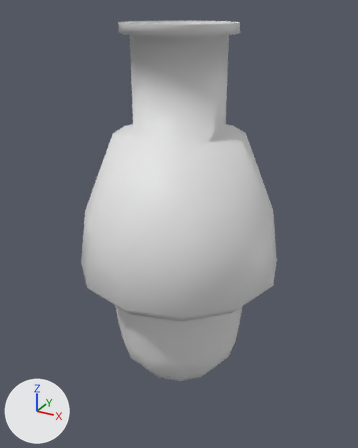
The Blender file Models/Blend/AlarmLight.blend as it was, and as the next commit left it.
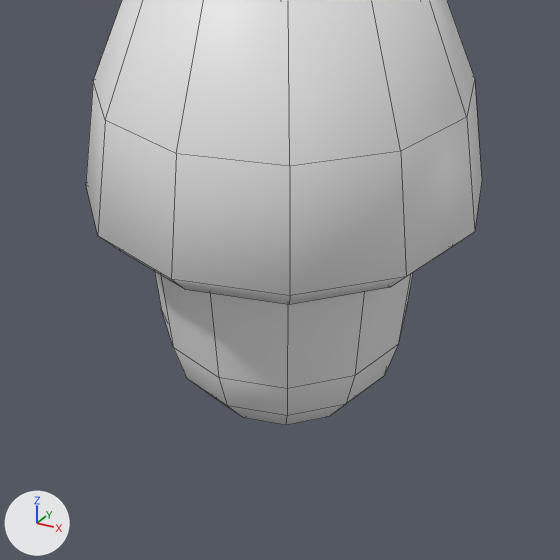
Each version appears first whole from a 50 mm lens placed at (0.0977, -0.178, 0.0056), pointed at (-0.0005, 0.0006, -0.0837), and next in a close-up on the part from 11% to 88% of the width and 38% to 100% of the height. The lights are fixed; the arrows at lower left show +X, +Y and +Z. The close-ups show mesh edges as thin lines. The same objects are shown in both versions, whatever each file hides.

Objects in the first close-up: 'Lamp1_low'.
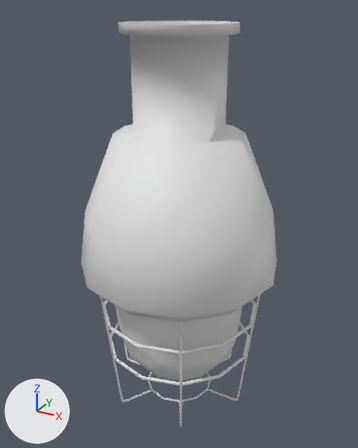
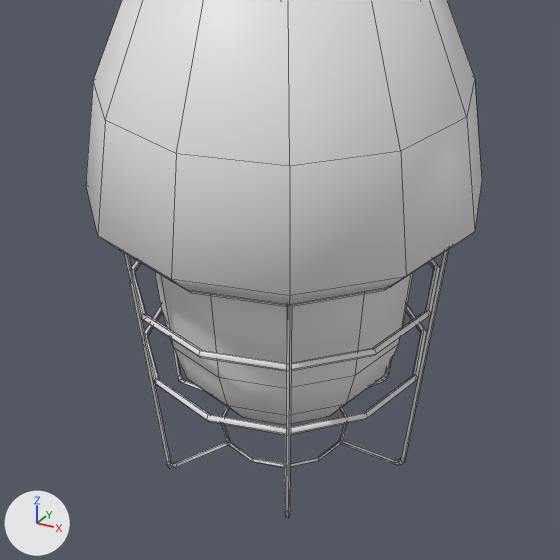
Boxes [x1, y1, x2, y2] around the edits, measured in the close-ups (560 x 560 px):
'Lamp1_low', reshaped
    before: [86, 0, 482, 425]
    after: [86, 0, 482, 518]
part 1 of me_cylinder, added
    after: [124, 249, 449, 518]

What the commit changed:
me_cylinder is used by ob_lamp1_low; location (0.0, 0.0, 0.0).
me_cylinder had 182 vertices, 180 faces and spanned x -0.045..0.045, y -0.045..0.045, z -0.162..0.0.
me_cylinder now has 620 vertices, 588 faces and spans x -0.045..0.045, y -0.045..0.045, z -0.171..0.0.
me_cylinder part 1: 438 vertices added at x -0.04..0.04, y -0.039..0.039, z -0.171..-0.107.
